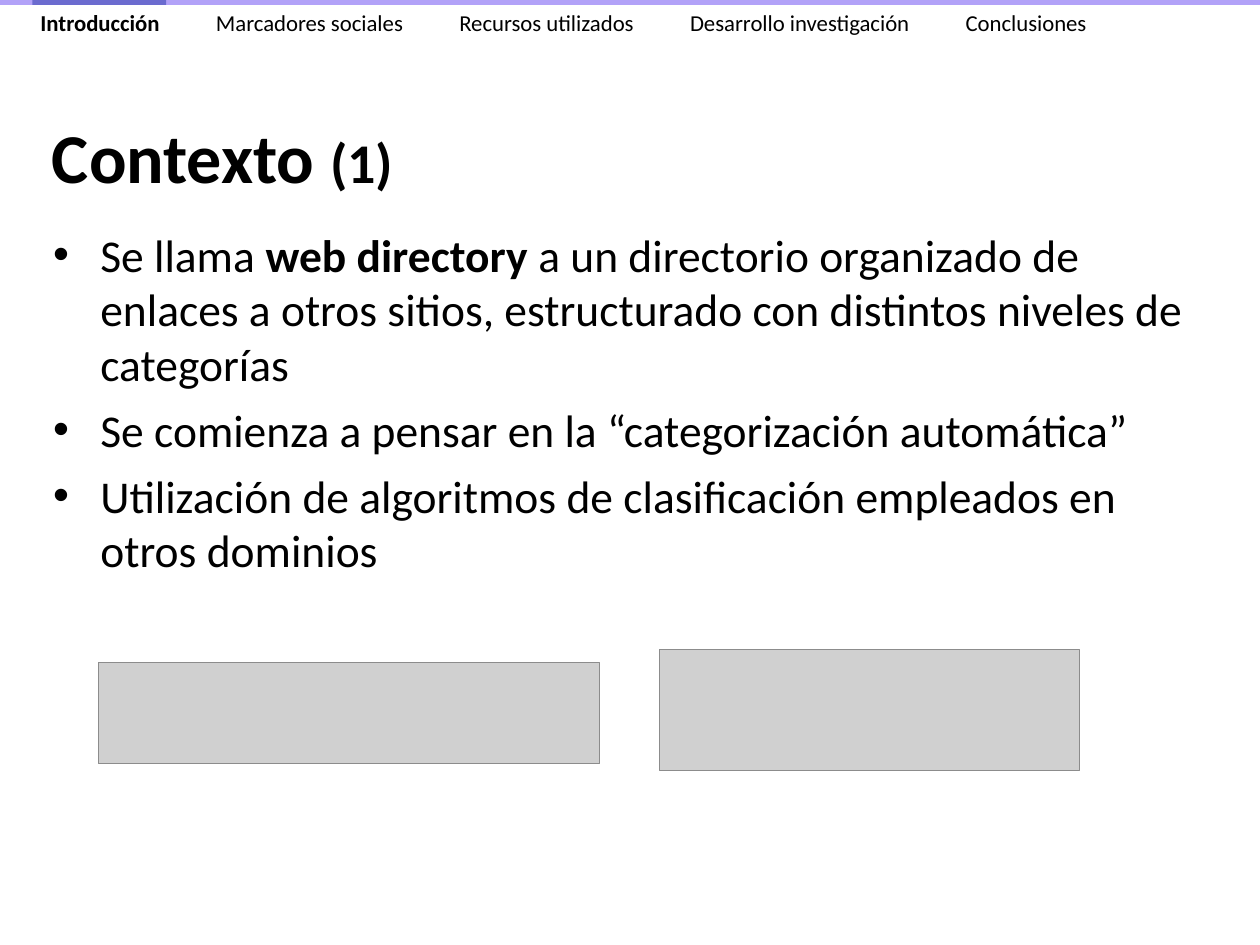
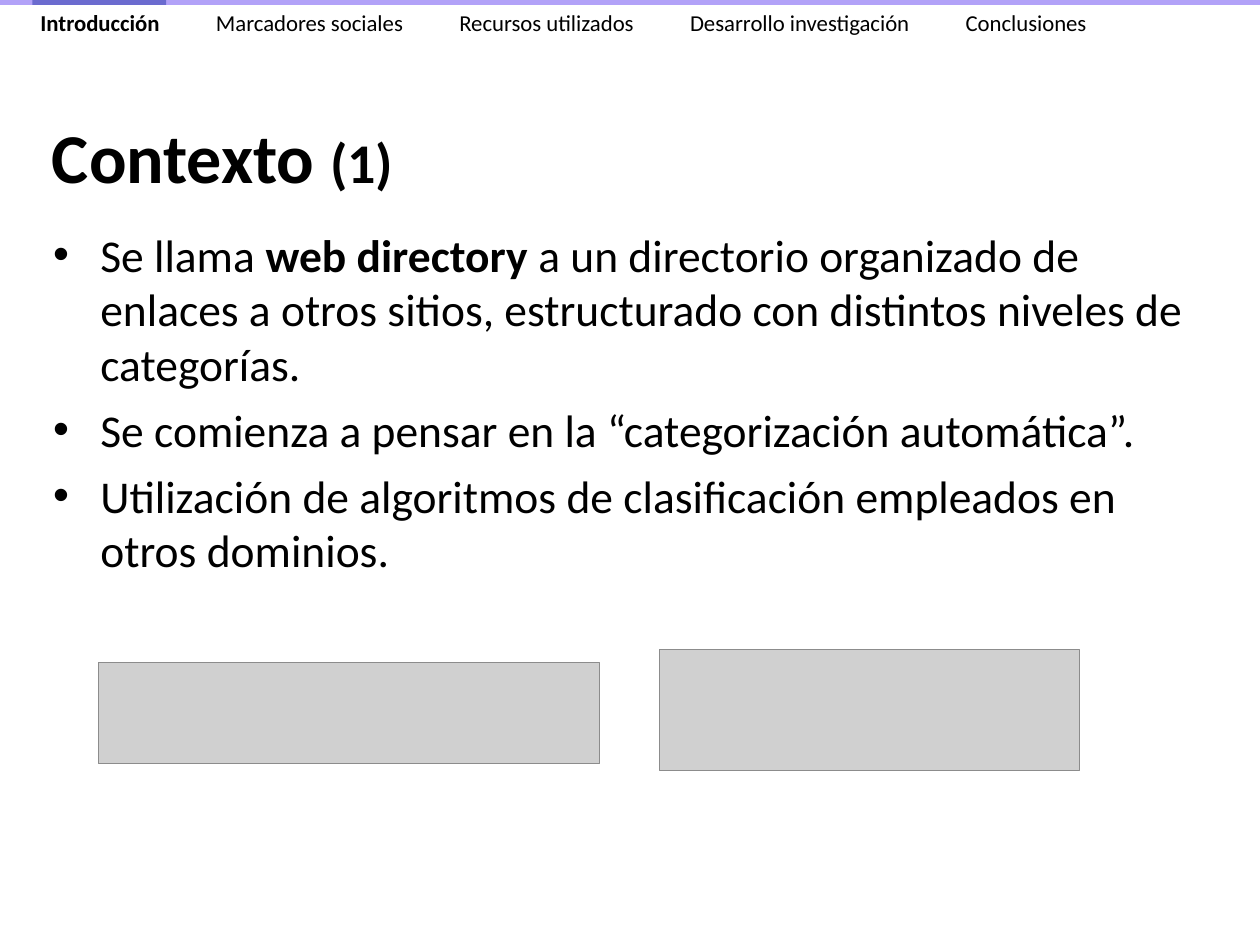
Before and after one commit to ak907kenai/nicotournetesis, a slide deck: slide 5 of docs_trunk/Presentación/Nicolás Tourné - Presentación Tesis (v2.3).ppt. Drawn at 1260x945 pixels with LibreOffice and Linux fonts; fonts in the diff are those of the drawing; grey boxes stand for pictures. Boxes give left, top, right and bottom in pixels: in the first picture for what was removed or moved away, otherwise in the second. Text is boxed around its words. In the diff, an @@ line names an element or a change of style, - is before the commit and + after.

```diff
--- a/docs_trunk/Presentación/Nicolás Tourné - Presentación Tesis (v2.3).ppt
+++ b/docs_trunk/Presentación/Nicolás Tourné - Presentación Tesis (v2.3).ppt
@@ text at [100, 240, 1181, 568]: text changed @@
-• Se llama web directory a un directorio organizado de enlaces a otros sitios, estructurado con distintos niveles de categorías
-• Se comienza a pensar en la “categorización automática”
-• Utilización de algoritmos de clasificación empleados en otros dominios
+• Se llama web directory a un directorio organizado de enlaces a otros sitios, estructurado con distintos niveles de categorías.
+• Se comienza a pensar en la “categorización automática”.
+• Utilización de algoritmos de clasificación empleados en otros dominios.
```
Also in this commit, not shown: 23 other slides changed, 11 slides removed, 1 other file.
